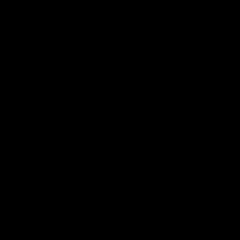
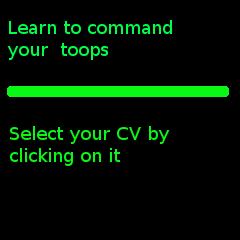
Layered file, before and after one edit (240 × 240). Changes by layer:
added layer "Learn to command ..." above "Select your CV by ..." over (7, 20, 172, 60)
added layer "Select your CV by ..." above "New Layer" over (10, 126, 170, 166)
added layer "New Layer" above "Background" over (7, 86, 229, 97)
